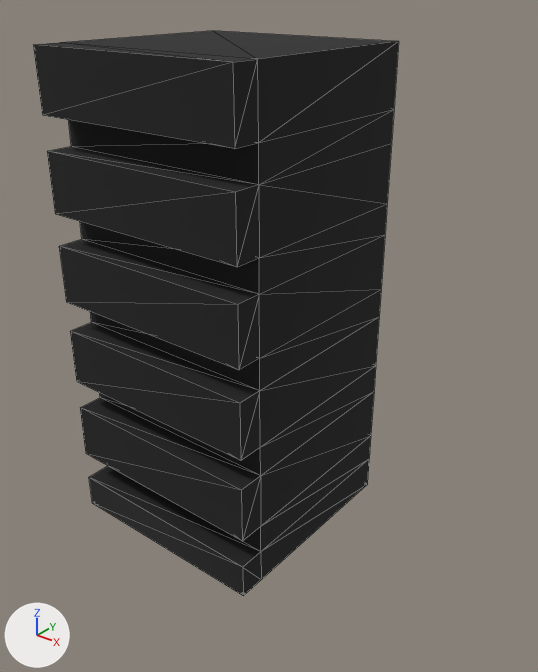
The glTF model models/addOns/HalterTHTFokus.gltf, before and after one commit.
One viewpoint serves both versions: a 50 mm camera at (1.83, -1.93, 2.11) aimed at (0.26, 0.03, 0.88). Lighting does not change. The marker at lower left points along +X, +Y and +Z. The older version comes first. Mesh edges are drawn as thin lines. Where no turn or scale is listed for an object, it has been applied to the vertices. Vertices at exactly the same position are counted once.

Names of what the first picture shows: 'spezialhalter tht fokus 2-Body'.
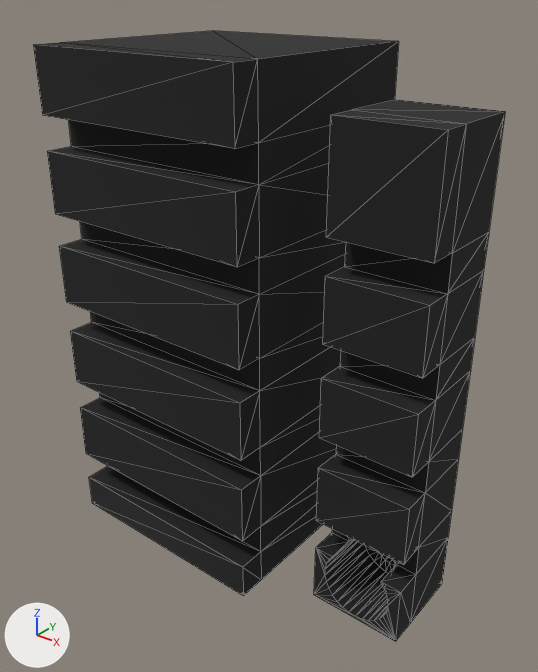
The newer file is also turned or shifted as a whole; pictures and numbers use the older file's frame.

What differs and where, as boxes (x1, y1, x2, y2) in the pictures (538 x 672 px):
'spezialhalter tht fokus 2-Body', reshaped (29% wider, 8% taller): before (34, 31, 399, 596); after (34, 31, 505, 642)
part 1 of me_spezialhalter_tht_fokus_2_body, added (black): after (314, 100, 505, 642)

What changed in the scene script:
```text
Change me_spezialhalter_tht_fokus_2_body:
    used by ob_spezialhalter_tht_fokus_2_body; location = (0.0, 0.0, 0.0)
    remove me_spezialhalter_tht_fokus_2_body.from_pydata(...)  # 194 vertices, 384 faces; spans x -0.44..0.44, y -0.35..0.53, z 0.0..1.89
    add me_spezialhalter_tht_fokus_2_body.from_pydata(...)  # 367 vertices, 730 faces; spans x -0.44..1.0, y -0.35..0.53, z 0.0..1.89
    me_spezialhalter_tht_fokus_2_body part 1: a new loose piece of 173 vertices spanning x 0.65..1.0, y -0.18..0.17, z 0.0..1.76, in mat_schwarz (black #1d1d1d)
```
